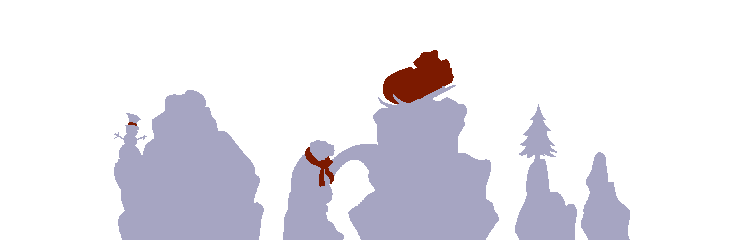
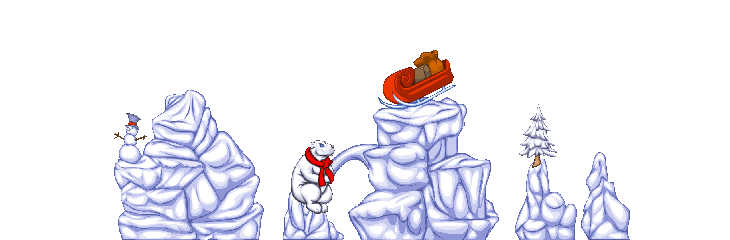
Layered file, before and after one edit (730px x 240px). Changes by layer:
hid "Debris" over (x1=114, y1=50, x2=630, y2=240)
showed "InitialVisible" over (x1=114, y1=50, x2=630, y2=240)
